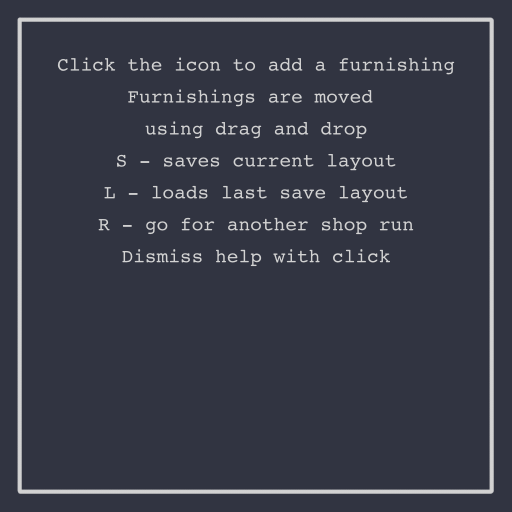
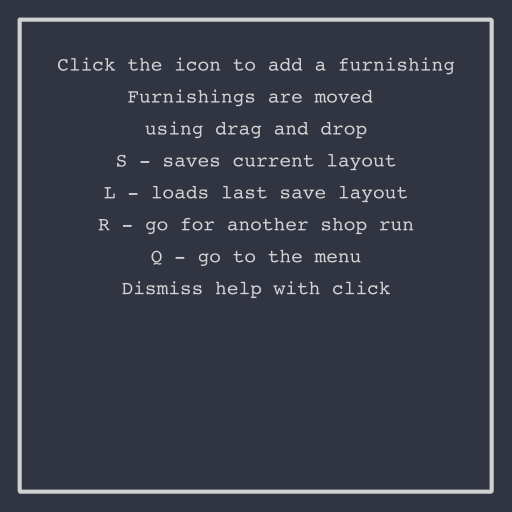
Two versions of the same layered image (512x512). Layer-by-layer changes:
painted on "Background" over [122, 65, 390, 298]
